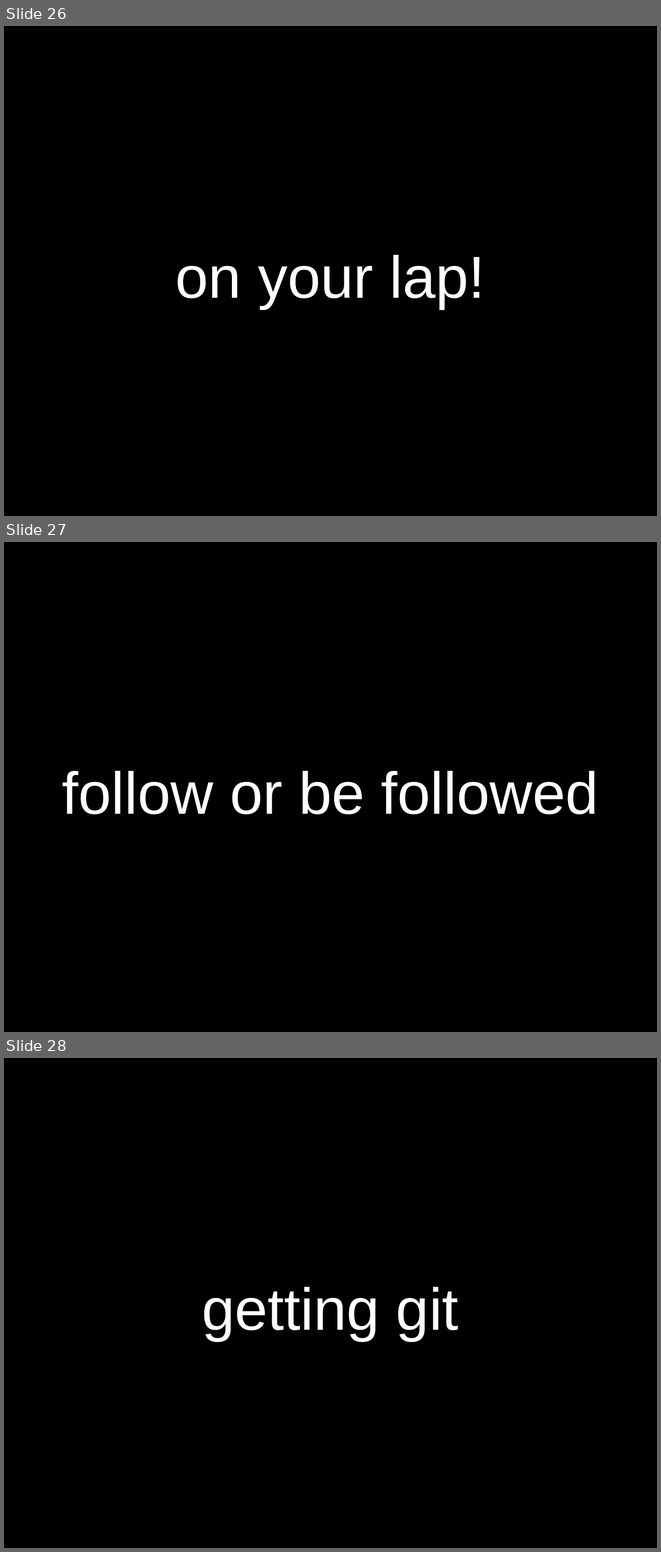
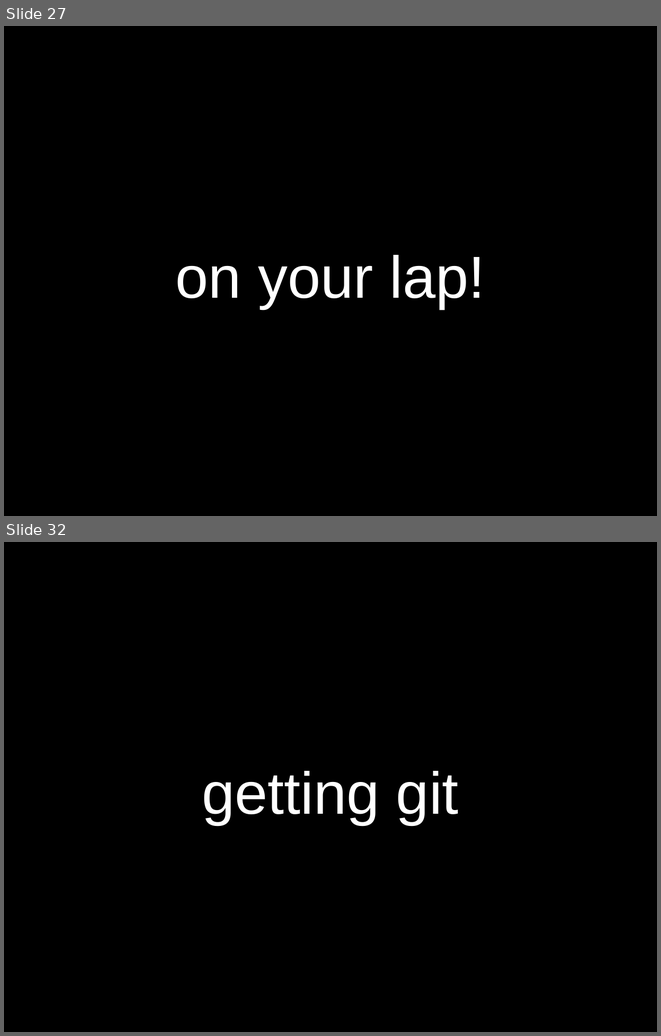
Before and after one commit to sneakin/git-presentation, a slide deck: slides.odp. Shown one above the other, each under a label of ours: slides 26, 27 and 28 before the commit, slides 27 and 32 after it; the slides between them are not shown. The pictures are 661x1552 and 661x1036 pixels, drawn with LibreOffice and Linux fonts; fonts in the diff are those of the drawing. Boxes give left, top, right and bottom in pixels: in the first picture for what was removed or moved away, otherwise in the second. Text is boxed around its words. In the diff, an @@ line names an element or a change of style, - is before the commit and + after.

```diff
--- a/slides.odp
+++ b/slides.odp
@@ slide 27 removed at (4,542,657,1032), background #000000 @@
@@ title removed at (62,771,599,814) @@
-follow or be followed
@@ what was slide 26 is now slide 27 @@
@@ what was slide 28 is now slide 32 @@
```
Also in this commit, not shown: 1 slide changed, 6 slides added, 1 other slide removed.
